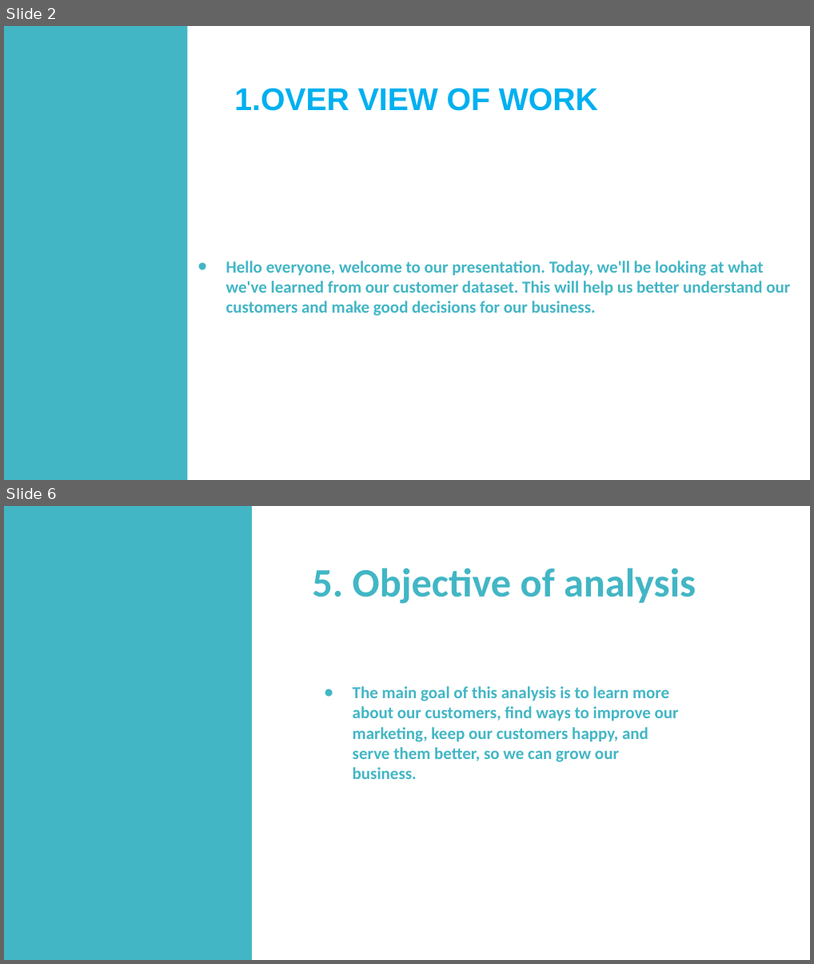
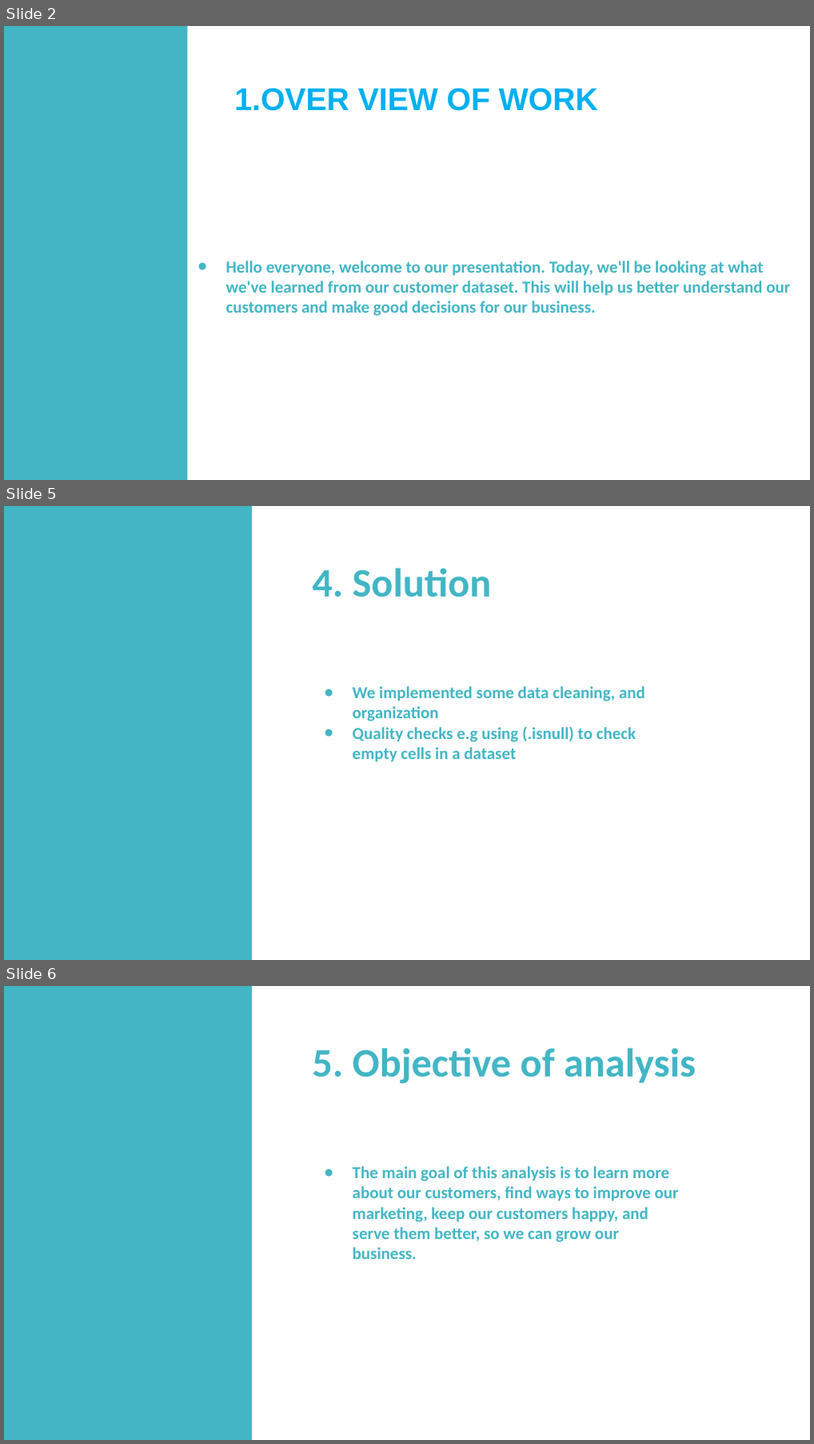
Before and after one commit to SafehEmmanuela/Final-Project, a slide deck: Power point presentation.pptx. Shown one above the other, each under a label of ours: slides 2 and 6 before the commit, slides 2, 5 and 6 after it; the slides between them are not shown. The pictures are 814x964 and 814x1444 pixels, drawn with LibreOffice and Linux fonts; fonts in the diff are those of the drawing. Boxes give left, top, right and bottom in pixels: in the first picture for what was removed or moved away, otherwise in the second. Text is boxed around its words. In the diff, an @@ line names an element or a change of style, - is before the commit and + after.

```diff
--- a/Power point presentation.pptx
+++ b/Power point presentation.pptx
@@ slide 5 added at bbox=[4, 506, 810, 960], background #FFFFFF @@
@@ rectangle added at bbox=[4, 506, 252, 959], fill #42B6C5 @@
@@ text added at bbox=[312, 568, 492, 597], 36 pt, text #42B6C5, bold @@
+4. Solution
@@ text added at bbox=[353, 686, 646, 762], 15 pt, text #42B6C5, bold @@
+● We implemented some data cleaning, and organization
+● Quality checks e.g using (.isnull) to check empty cells in a dataset
```
Also in this commit, not shown: 2 other slides added, 3 slides removed.
